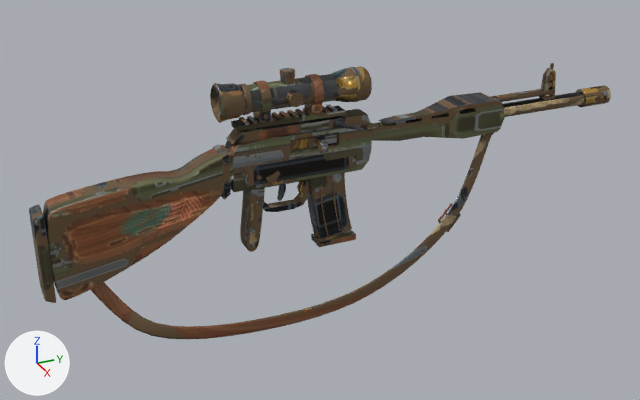
An edit to the glTF model public/models/arsenal/dmr.glb, drawn before and after from the same camera.
The view is the same before and after, from a 50 mm lens placed at (1.273, -0.5, 0.595), pointed at (0.009, 0.069, -0.037). Lighting does not change. The marker at lower left points along +X, +Y and +Z. The older version comes first. Where no turn or scale is listed for an object, it has been applied to the vertices. Vertices at exactly the same position are counted once.

Script lines for the objects in view, before the commit:
```python
me_dmr_body = bpy.data.meshes.new('dmr_body')
me_dmr_body.from_pydata(...)  # 10640 vertices, 20903 faces; spans x -0.058..0.058, y -0.539..0.539, z -0.21..0.21
me_dmr_body.materials.append(mat_dmr_mat)
me_dmr_mag = bpy.data.meshes.new('dmr_mag')
me_dmr_mag.from_pydata(...)  # 604 vertices, 1180 faces; spans x -0.017..0.017, y -0.043..0.043, z -0.077..0.077
me_dmr_mag.materials.append(mat_dmr_mat)
me_trigger_001 = bpy.data.meshes.new('trigger.001')
me_trigger_001.from_pydata(...)  # 166 vertices, 328 faces; spans x -0.21..0.21, y -0.4..0.4, z -1.0..1.0
me_trigger_001.materials.append(mat_dmr_mat)
ob_dmr_body = bpy.data.objects.new('dmr_body', me_dmr_body)
ob_dmr_body.location = (0.027, 0.137, -0.012)
ob_dmr_mag_mesh = bpy.data.objects.new('dmr_mag_mesh', me_dmr_mag)
ob_dmr_mag_mesh.location = (0.0, 0.093, -0.046)
ob_dmr_trigger = bpy.data.objects.new('dmr_trigger', None)
ob_dmr_trigger.parent = ob_dmr
ob_dmr_trigger.location = (0.0, 0.004, 0.006)
ob_dmr_trigger_mesh = bpy.data.objects.new('dmr_trigger_mesh', me_trigger_001)
ob_dmr_trigger_mesh.parent = ob_dmr_trigger
ob_dmr_trigger_mesh.location = (0.0, -0.00191, -0.0169)
ob_dmr_trigger_mesh.scale = (0.0169, 0.0169, 0.0169)
```
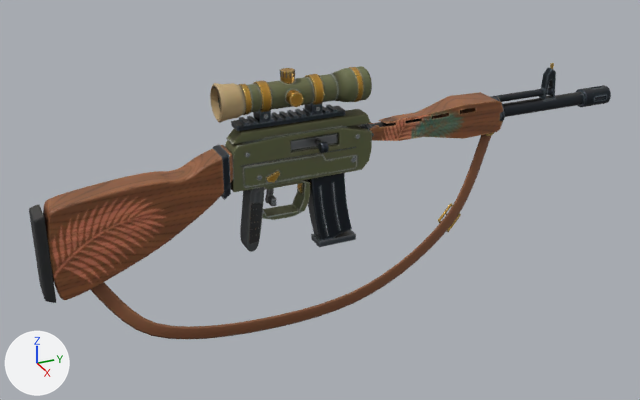
Commit message: Bring Carabina trigger within the firing digit reach

ob_dmr_trigger is not drawn itself; it is the parent of ob_dmr_trigger_mesh.

Location of each change, [x1, y1, x2, y2] in pixels of the pictures (640 x 400 px):
'dmr_trigger_mesh', moved
    before: [277, 184, 286, 201]
    after: [265, 188, 277, 206]
part 1 of me_dmr_body, rebuilt
    before: [263, 180, 308, 212]
    after: [262, 180, 310, 220]
part 2 of me_dmr_body, surface changed
    both: [29, 63, 611, 339]
part 3 of me_dmr_mag, surface changed
    both: [307, 173, 356, 247]

Edits to the bpy script that builds the scene:
```text
Change me_dmr_body:
    used by ob_dmr_body; location = (0.027, 0.137, -0.012)
    remove me_dmr_body.from_pydata(...)  # 10640 vertices, 20903 faces; spans x -0.058..0.058, y -0.539..0.539, z -0.21..0.21
    add me_dmr_body.from_pydata(...)  # 10613 vertices, 20849 faces; spans x -0.058..0.058, y -0.539..0.539, z -0.21..0.21
    me_dmr_body part 1: the loose piece of 226 vertices spanning x -0.036..-0.018, y -0.178..-0.089, z -0.032..0.025 is rebuilt with 199 vertices and now spans x -0.043..-0.011, y -0.189..-0.089, z -0.042..0.025
    me_dmr_body part 2: 17030 kept faces spanning x -0.058..0.058, y -0.539..0.539, z -0.21..0.21 get new texture (UV) coordinates
    other edits to the shape of me_dmr_body do not show in these pictures
Change me_dmr_mag:
    where me_dmr_mag.from_pydata(...)  # 604 vertices, 1180 faces; spans x -0.017..0.017, y -0.043..0.043, z -0.077..0.077
    used by ob_dmr_mag_mesh; location = (0.0, 0.093, -0.046)
    me_dmr_mag part 3: texture (UV) coordinates of 1180 of 1180 faces, centred in x -0.017..0.017, y -0.042..0.043, z -0.077..0.077, changed; they spanned u 0.01..0.98, v 0.02..0.98 and now span u 0.01..0.97, v 0.01..0.97
Change ob_dmr_trigger:
    ob_dmr_trigger.location: (0.0, 0.004, 0.006) -> (0.0, -0.018, 0.006)
Change ob_dmr_trigger_mesh:
    ob_dmr_trigger_mesh.location: (0.0, -0.00191, -0.0169) -> (0.006, -0.00191, -0.017)
```
